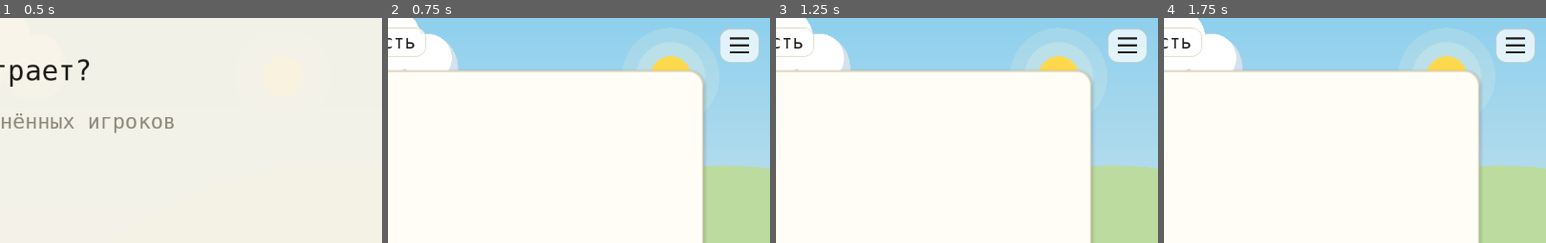
Above: before the commit, frames 1-4 (left to right).
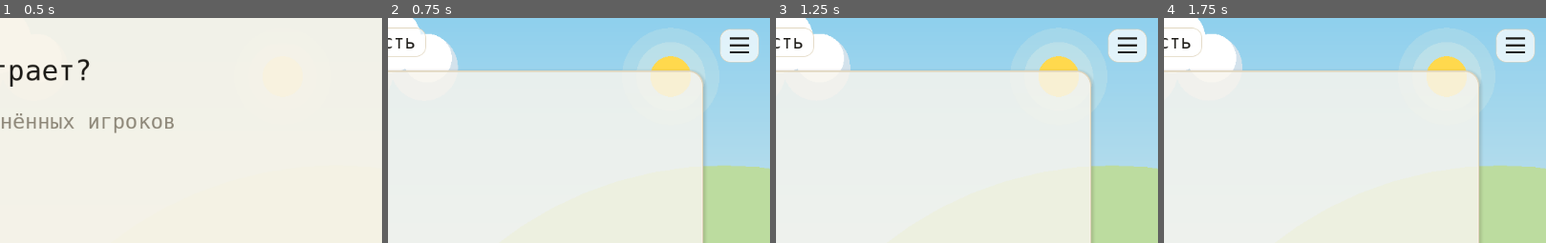
Above: after the commit, the same moments.

Repository: NikitaShubin/ModernBabyType
Game: Godot game, scene res://scenes/main.tscn
Same seed, same stepped clock (60 frames per second), same inputs: the game is played once before the commit and once after it.
Inputs (mouse positions are % of the whole screen's width and height, from its top left):
- Up to frame 1 (0.5 s): no input
- Up to frame 2 (0.75 s): tap Enter at 0.5, 0.6 s; move the mouse to (72, 45) at 0.52 s; hold Right from 0.53 s (still down); click (72, 45) at 0.67 s
- Up to frame 3 (1.25 s): keep holding Right; tap Space at 0.77 s
- Up to frame 4 (1.75 s): move the mouse to (30, 55) at 1.27 s; release Right at 1.28 s; hold Down from 1.28 s (still down); tap Keypad Enter at 1.35 s; tap Space at 1.52 s
The pictures show only the part of the screen within x 50-100%, y 0-50%; the shares and areas given below are measured in that part.

Frame 1 is identical in both runs. In frame 2, 0.9% of the frame differs, in the area x 68-80%, y 24-36%; in frame 3, 0.9%; in frame 4, 0.9%.
Error in both runs: Invalid assignment of property or key 'bg_color' with value of type 'Color' on a base object of type 'Nil'. (res://scripts/menu.gd:719)

Commit message:
Карточка полупрозрачная 0.80, у птиц тельце-эллипс

Diff:
--- a/game/scripts/main.gd
+++ b/game/scripts/main.gd
@@ -272,7 +272,7 @@
 	# сами буквы живут в text_labels (z_index = -10), а _draw() рисует
 	# поверх них (z_index = 0), так что панели из _draw() текст бы
 	# перекрыли. Геометрию панелей считает _layout_card().
-	card_sb = Ui.panel_sb(Color("#fffdf6"), 20.0, Color("#e0d5bd"), 2.0, true)
+	card_sb = Ui.panel_sb(Ui.CARD_DAY, 20.0, Color("#e0d5bd"), 2.0, true)
 	pill_sb = Ui.panel_sb(Color(1, 1, 1, 0.72), 14.0, Color("#e0d5bd"), 1.5, false)
 	over_sb = Ui.panel_sb(Color("#fffdf6"), 22.0, Color("#e0d5bd"), 2.0, true)
 	cursor_sb = Ui.panel_sb(Color(1.0, 0.82, 0.25, 0.5), 8.0)
@@ -320,7 +320,7 @@
 func _apply_night() -> void:
 	_night_resolve()
 	if night:
-		card_sb.bg_color = Color("#232c44")
+		card_sb.bg_color = Ui.CARD_NIGHT
 		card_sb.border_color = Color("#3a4a6b")
 		card_sb.shadow_color = Color(0, 0, 0, 0.35)
 		pill_sb.bg_color = Color(0.10, 0.12, 0.20, 0.80)
@@ -338,7 +338,7 @@
 			tl.add_theme_constant_override("outline_size", maxi(2, int(3.0 * k)))
 			tl.add_theme_color_override("font_outline_color", Color("#141a2c"))
 	else:
-		card_sb.bg_color = Color("#fffdf6")
+		card_sb.bg_color = Ui.CARD_DAY
 		card_sb.border_color = Color("#e0d5bd")
 		card_sb.shadow_color = Color(0.25, 0.20, 0.12, 0.18)
 		pill_sb.bg_color = Color(1, 1, 1, 0.72)
--- a/game/scripts/meadow.gd
+++ b/game/scripts/meadow.gd
@@ -122,6 +122,11 @@
 		var lift := sin(float(b[1]) + float(b[4]) * 7.0)
 		draw_polyline(_bird_wing(p, r, -1.0, lift), col, 2.5 * sc)
 		draw_polyline(_bird_wing(p, r, 1.0, lift), col, 2.5 * sc)
+		# Тельце: эллипс поверх внутренних концов крыльев, иначе
+		# два крыла висят раздельно. Трансформ сбрасываем сразу.
+		draw_set_transform(p, 0.0, Vector2(0.30 * r, 0.20 * r))
+		draw_circle(Vector2.ZERO, 1.0, col)
+		draw_set_transform(Vector2.ZERO, 0.0, Vector2.ONE)
 
 
 ## Масштаб фона под экран: облака, звёзды и птицы одного калибра.
--- a/game/scripts/ui.gd
+++ b/game/scripts/ui.gd
@@ -37,6 +37,13 @@
 	return maxf(view_h - kb_h, EFF_MIN_H)
 
 
+## Карточка текста: тёплый картон днём, холодный ночью. Полупрозрачная
+## (0.80): небо с облаками и птицами просвечивает, а буквы (они
+## отдельными лейблами поверх) остаются полностью читаемыми.
+const CARD_DAY := Color(1.0, 0.992, 0.965, 0.80)
+const CARD_NIGHT := Color(0.137, 0.173, 0.267, 0.80)
+
+
 ## Красные метки опечаток: день и ночь (и hex для BBCode).
 const ERR_DAY := Color("#c02727")
 const ERR_NIGHT := Color("#ff7a6b")
